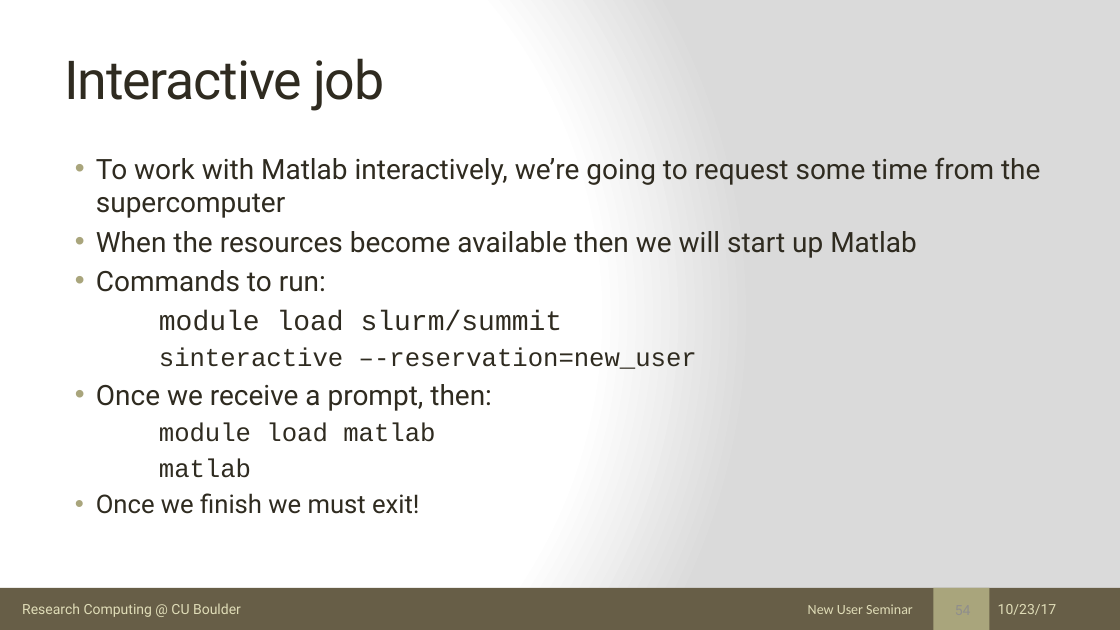
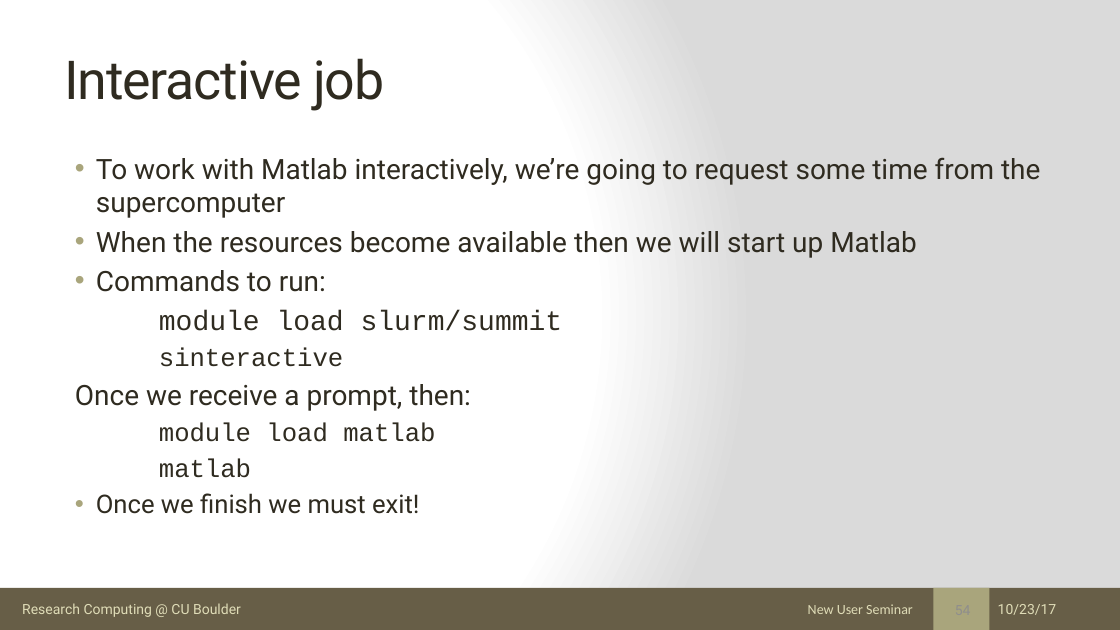
Before and after one commit to ResearchComputing/New_User_Seminar, a slide deck: slide 54 of rc_new_user_seminar_2017.pptx. Drawn at 1120x630 pixels with LibreOffice and Linux fonts; fonts in the diff are those of the drawing. Boxes give left, top, right and bottom in pixels: in the first picture for what was removed or moved away, otherwise in the second. Text is boxed around its words. In the diff, an @@ line names an element or a change of style, - is before the commit and + after.

Commit message:
Updated New User ppt

```diff
--- a/rc_new_user_seminar_2017.pptx
+++ b/rc_new_user_seminar_2017.pptx
@@ text at bbox=[159, 347, 343, 367]: text changed @@
-sinteractive –-reservation=new_user
+sinteractive
@@ text at bbox=[75, 384, 471, 411]: bullet • to none @@
```
Also in this commit, not shown: 5 other slides changed, 1 other file.
